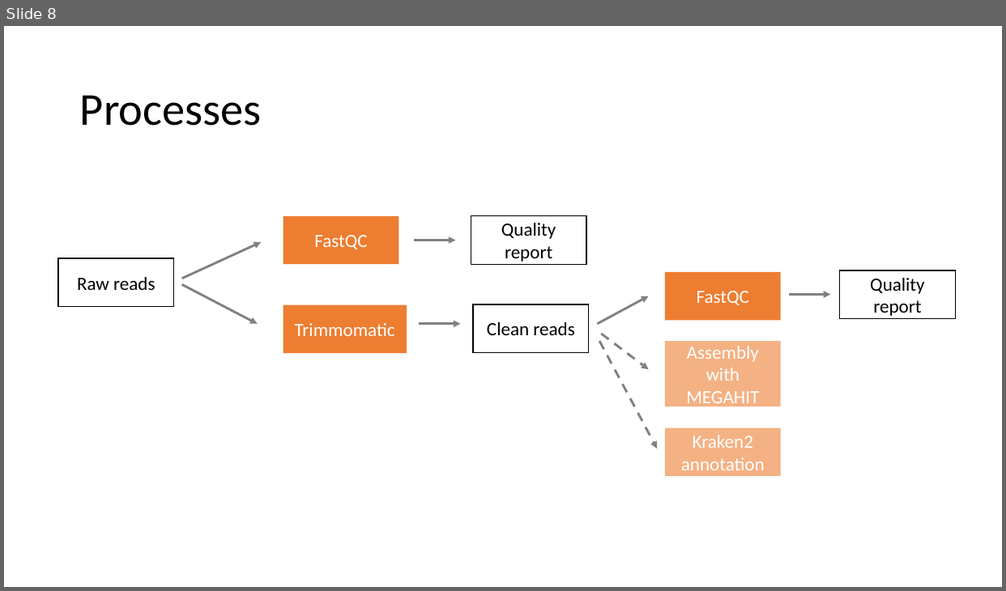
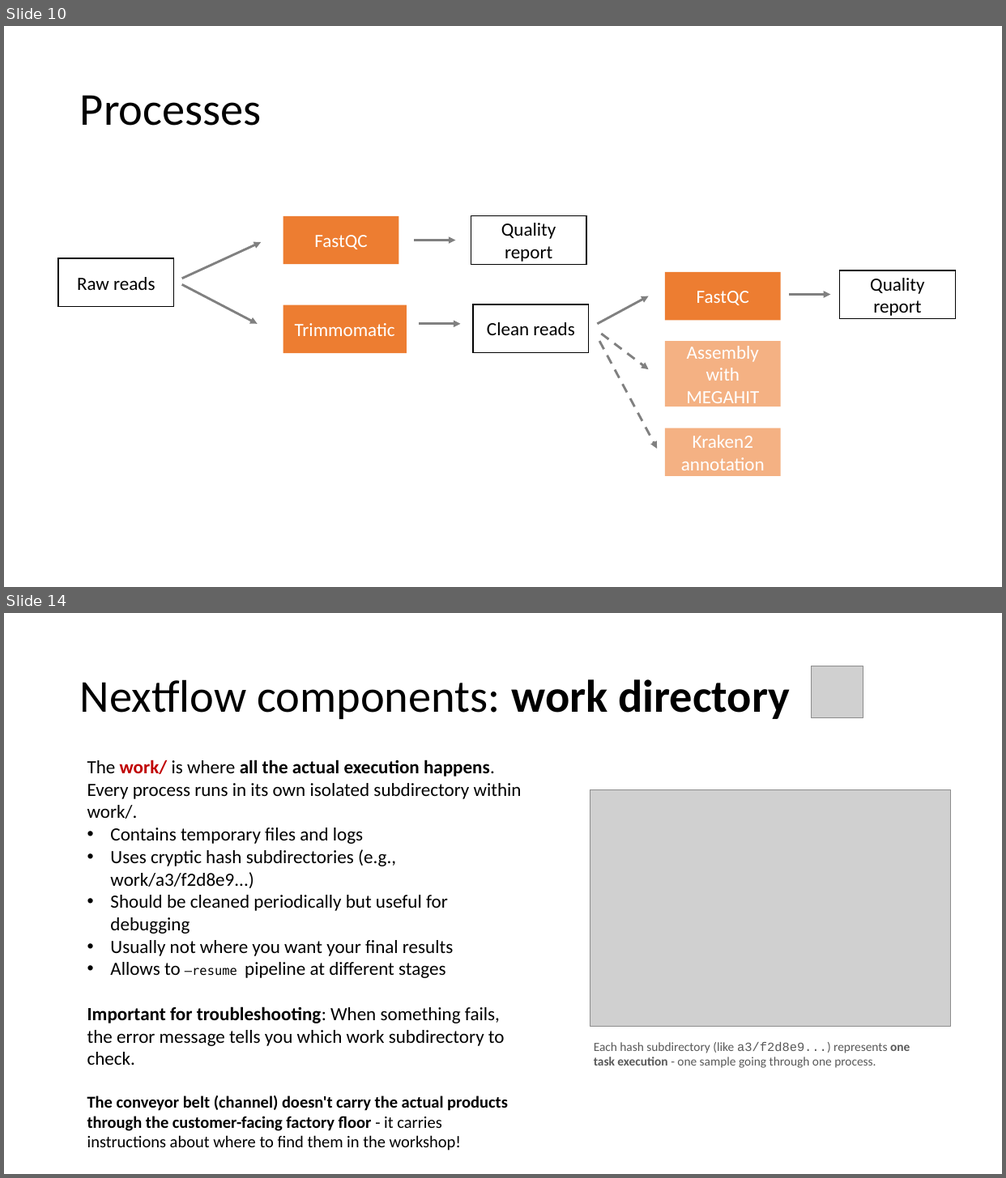
Before and after one commit to hurwitzlab/nextflow_crash_course, a slide deck: day1_material/slides/day1.pptx. Shown one above the other, each under a label of ours: slide 8 before the commit, slides 10 and 14 after it; the slides between them are not shown. The pictures are 1006x591 and 1006x1178 pixels, drawn with LibreOffice and Linux fonts; fonts in the diff are those of the drawing; grey boxes stand for pictures. Boxes give left, top, right and bottom in pixels: in the first picture for what was removed or moved away, otherwise in the second. Text is boxed around its words. In the diff, an @@ line names an element or a change of style, - is before the commit and + after.

```diff
--- a/day1_material/slides/day1.pptx
+++ b/day1_material/slides/day1.pptx
@@ slide 14 added at bbox=[4, 613, 1002, 1174], background #FFFFFF @@
@@ title added at bbox=[80, 679, 790, 719], 44 pt, text #000000 @@
+Nextflow components: work directory
@@ picture added at bbox=[811, 666, 863, 717] @@
@@ text added at bbox=[87, 760, 522, 1151], 18 pt, text #000000 @@
+The work/ is where all the actual execution happens. Every process runs in its own isolated subdirectory within work/.
+• Contains temporary files and logs
+• Uses cryptic hash subdirectories (e.g., work/a3/f2d8e9...)
+• Should be cleaned periodically but useful for debugging
+• Usually not where you want your final results
+• Allows to –resume pipeline at different stages
+Important for troubleshooting: When something fails, the error message tells you which work subdirectory to check.
+The conveyor belt (channel) doesn't carry the actual products through the customer-facing factory floor - it carries instructions about where to find them in the workshop!
@@ picture added at bbox=[590, 790, 951, 1026] @@
@@ text added at bbox=[594, 1042, 910, 1068], 12 pt, text #595959 @@
+Each hash subdirectory (like a3/f2d8e9...) represents one task execution - one sample going through one process.
@@ what was slide 8 is now slide 10 @@
```
Also in this commit, not shown: 7 other slides added, 1 slide removed, 3 other files.
